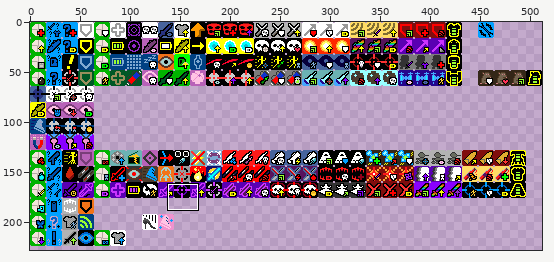
Two states of a sprite sheet, core/src/main/assets/interfaces/talent_icons.png. Above: a wide view before the commit, with the close-up outlined.
Close-up. Before the commit:
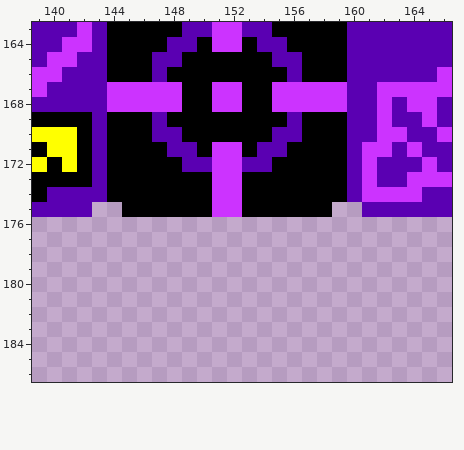
The file is 512x256 pixels. Colours within 5 levels of each other are drawn and written as one. Shown: x 139..166, y 163..186. The wide view leaves out empty margins.
New version:
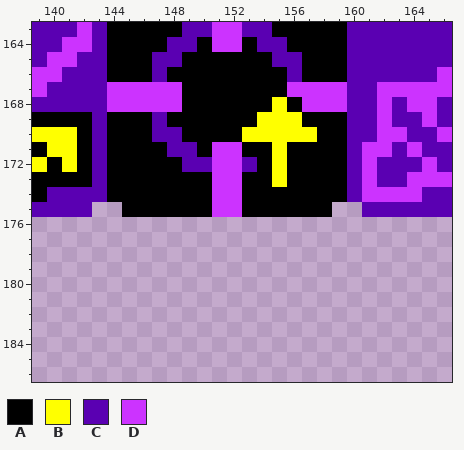
Palette (. is transparent): A #000000  B #ffff00  C #5a00b2  D #cc33ff
Diff:
Colour C gives way to colour A in rows 171 to 172 at x 154.
Colour D gives way to colour A in row 167 at x 151 to 152 and 155; in row 168 at x 151 to 152 and 156.
Colour A gives way to colour B in row 169 at x 154 to 155; in row 170 at x 153 to 154 and 157; in rows 172 to 173 at x 155.
Colour C gives way to colour B in row 169 at x 156; in row 170 at x 155 to 156; in row 171 at x 155.
Colour D gives way to colour B in row 168 at x 155.
Boxes around the changes in both close-ups, in picture pixels (x1, y1, x2, y2):
changed: (212, 82, 317, 187)
